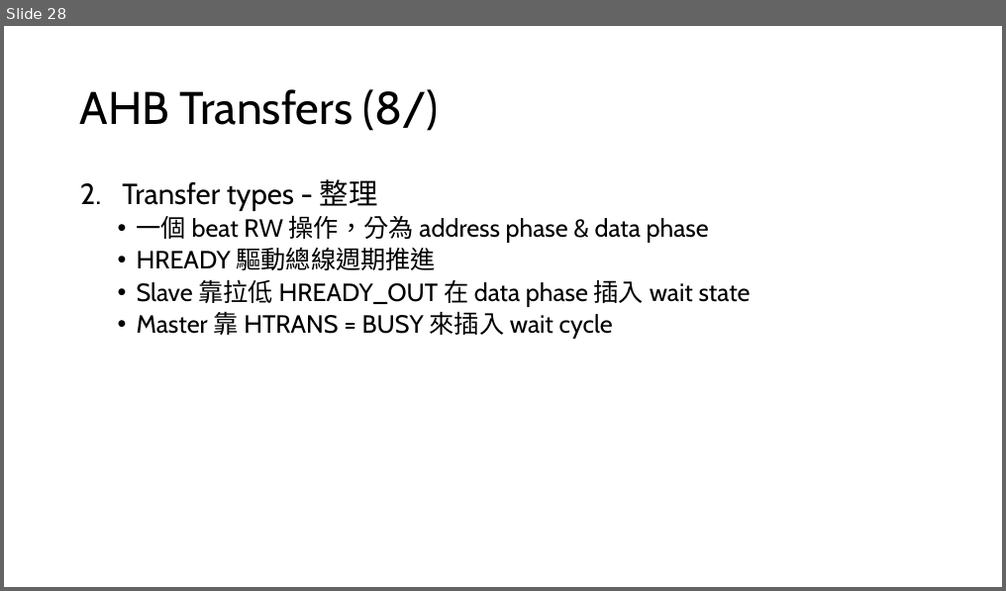
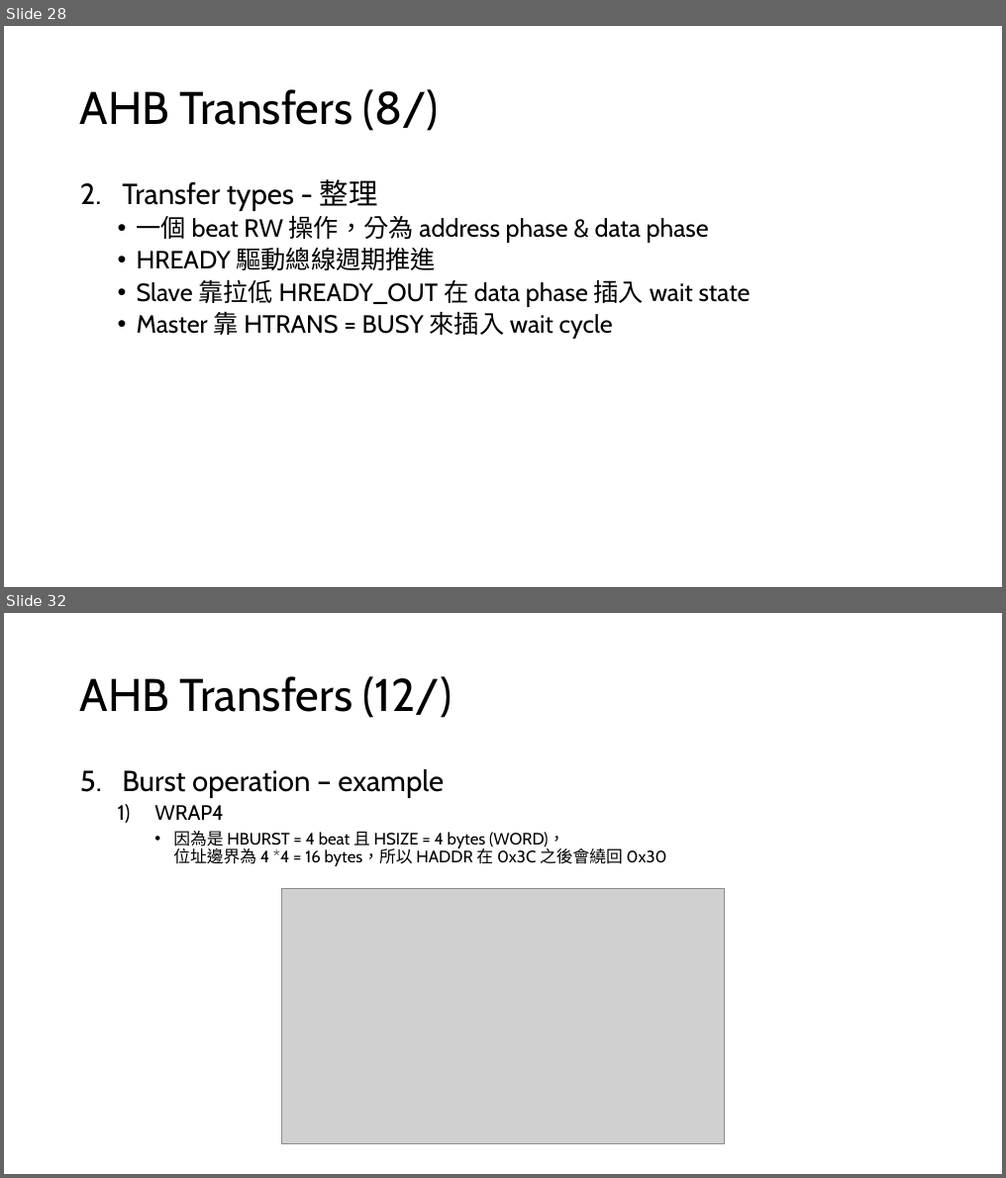
Before and after one commit to s9001055/DV_learning, a slide deck: AMBA/AMBA_learning.pptx. Shown one above the other, each under a label of ours: slide 28 before the commit, slides 28 and 32 after it; the slides between them are not shown. The pictures are 1006x591 and 1006x1178 pixels, drawn with LibreOffice and Linux fonts; fonts in the diff are those of the drawing; grey boxes stand for pictures. Boxes give left, top, right and bottom in pixels: in the first picture for what was removed or moved away, otherwise in the second. Text is boxed around its words. In the diff, an @@ line names an element or a change of style, - is before the commit and + after.

Commit message:
Modify: AMBA/AMBA_learning.pptx 1. Add chapter2 Locked transfers 2. Add chapter2 Transfer size 3. Add chapter2 Burst operation

```diff
--- a/AMBA/AMBA_learning.pptx
+++ b/AMBA/AMBA_learning.pptx
@@ slide 32 added at [4, 613, 1002, 1174], background #FFFFFF @@
@@ title added at [80, 676, 451, 718], 44 pt, text #000000 @@
+AHB Transfers (12/)
@@ text added at [122, 769, 667, 866], 16 pt, text #000000 @@
+5. Burst operation – example
+  1) WRAP4
+    • 因為是 HBURST = 4 beat 且 HSIZE = 4 bytes (WORD)，
+      位址邊界為 4 *4 = 16 bytes，所以 HADDR 在 0x3C 之後會繞回 0x30
@@ picture added at [282, 888, 724, 1145] @@
```
Also in this commit, not shown: 1 slide changed, 6 other slides added, 1 other file.
